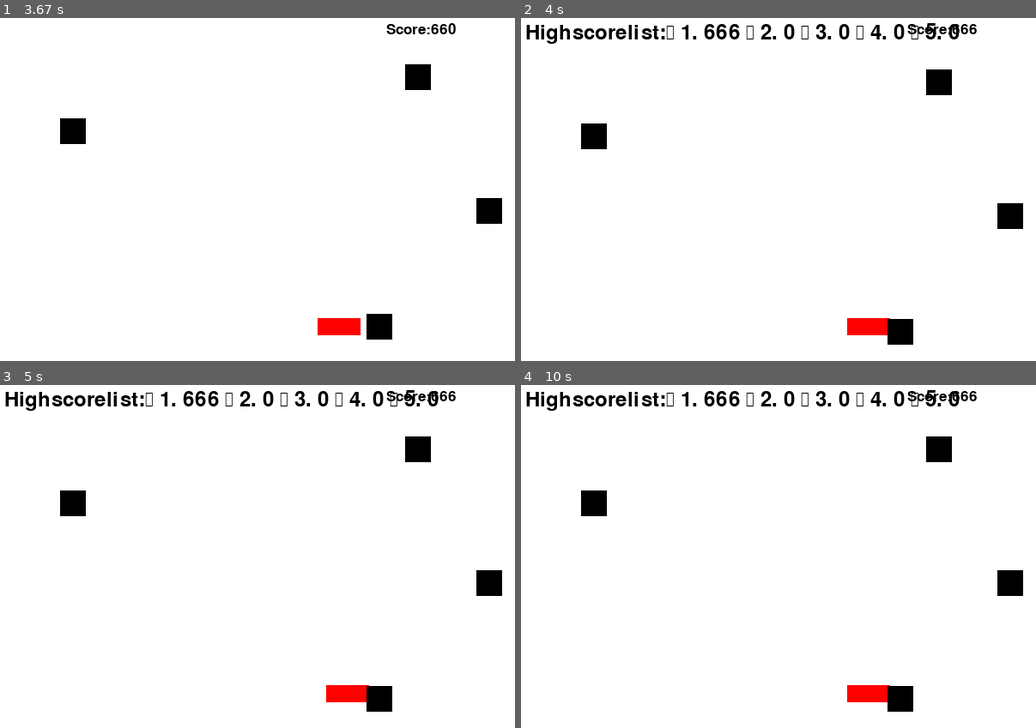
Above: before the commit, frames 1-4 (two rows, left to right).
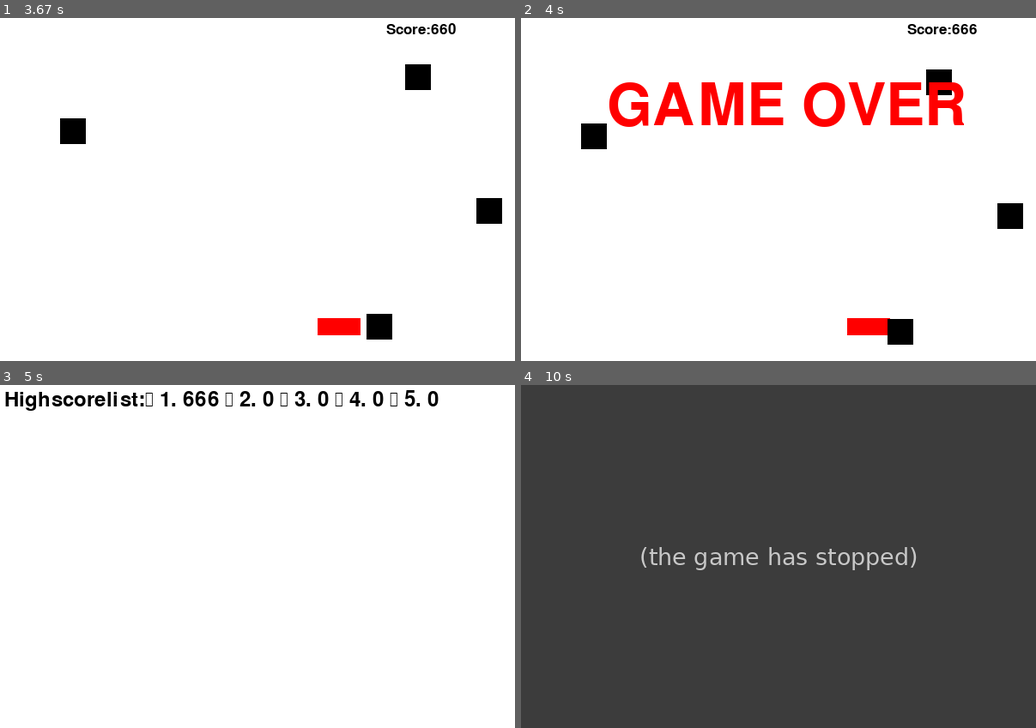
Above: after the commit, the same moments.

Repository: chadihabib/-bungen
Game: pygame game, started from PyGameSpace.py
Same seed, same stepped clock (60 frames per second), same inputs: the game is played once before the commit and once after it.
Inputs:
- Up to frame 1 (3.67 s): hold Right 0.33-0.8 s; hold Right 0.83-1.3 s; hold Left 1.33-1.87 s; hold Left 1.9-2.3 s; hold Right 2.33-2.97 s; hold Left 3-3.47 s; hold Right from 3.5 s (still down)
- Up to frame 2 (4 s): release Right at 3.97 s
- Up to frame 3 (5 s): no input
- Up to frame 4 (10 s): no input

Frame 1 is identical in both runs. In frame 2, 5.9% of the frame differs, in the area x 1-86%, y 1-32%; in frame 3, 2.1%; in frame 4, 100%, in the area x 0-100%, y 0-100%.
After the commit the program exited at 9.7 s; later frames show no game.

Commit message:
game over

Diff:
--- a/PyGameSpace.py
+++ b/PyGameSpace.py
@@ -90,9 +90,10 @@
 
         pygame.display.flip()
         clock.tick(60)
-    add_ons_PyGame.highscore(score,highscorelist,screen,BLACK)
-    time.sleep(10)
+    add_ons_PyGame.gameover(screen,RED)
+    add_ons_PyGame.highscore(score,highscorelist,screen,BLACK,WHITE)
 
+    time.sleep(5)
     pygame.quit()
 
 if __name__ == "__main__":
--- a/add_ons_PyGame.py
+++ b/add_ons_PyGame.py
@@ -1,5 +1,5 @@
 import pygame
-
+import time
 def scorecounting(score,ENEMY_SPEED):
     score += ENEMY_SPEED
     return score
@@ -9,10 +9,19 @@
     text = display_field.render(f"Score:{score}", True,BLACK)
     screen.blit(text,(450,5))
 
-def highscore(score,highscorelist,screen,BLACK):
+def highscore(score,highscorelist,screen,BLACK,WHITE):
     highscorelist.append(score)
     highscorelist.sort(reverse=True)
 
+    screen.fill(WHITE)
     display_field = pygame.font.Font(None,35)
     scorelist = display_field.render(f"Highscorelist:\n 1. {highscorelist[0]} \n 2. {highscorelist[1]} \n 3. {highscorelist[2]} \n 4. {highscorelist[3]} \n 5. {highscorelist[4]}", True,BLACK)
     screen.blit(scorelist,(5,5))
+    pygame.display.flip()
+
+def gameover(screen,RED):
+    display_field = pygame.font.Font(None,100)
+    text = display_field.render("GAME OVER", True,RED)
+    screen.blit(text,(100,70))
+    pygame.display.flip()
+    time.sleep(1)
